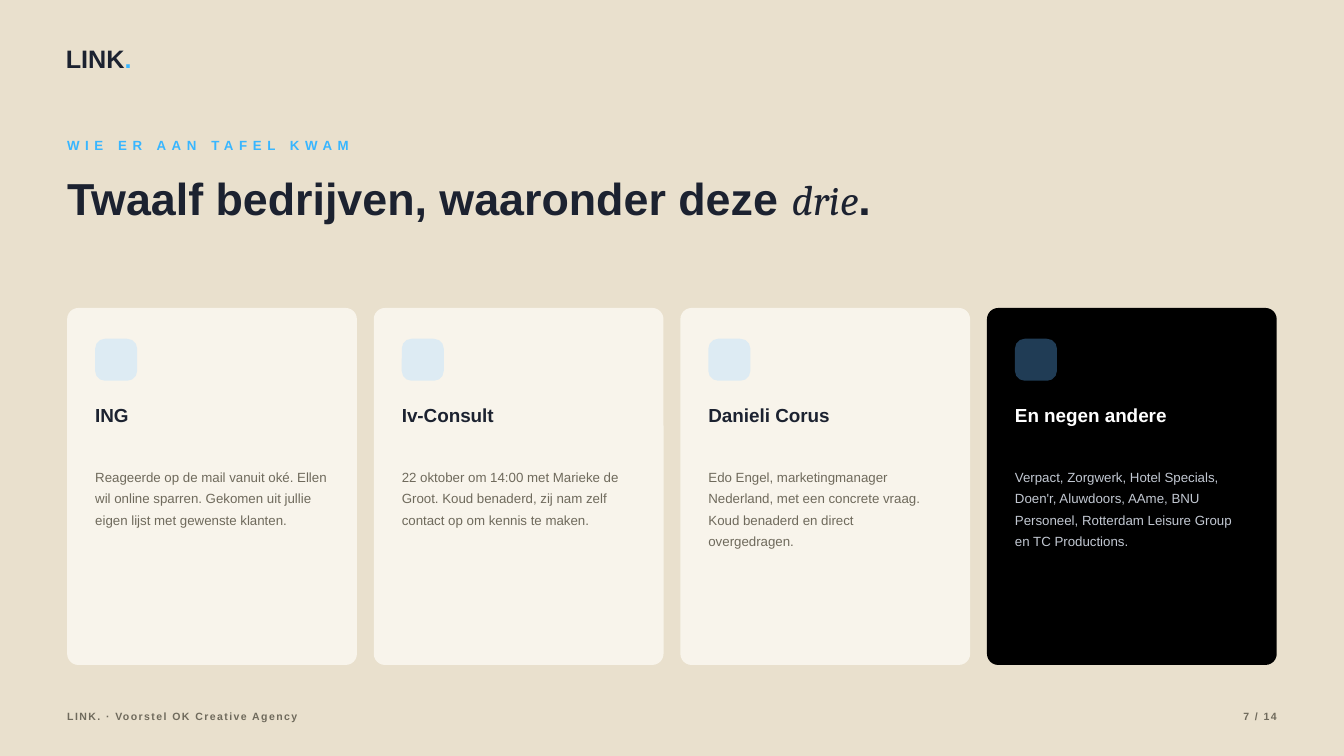
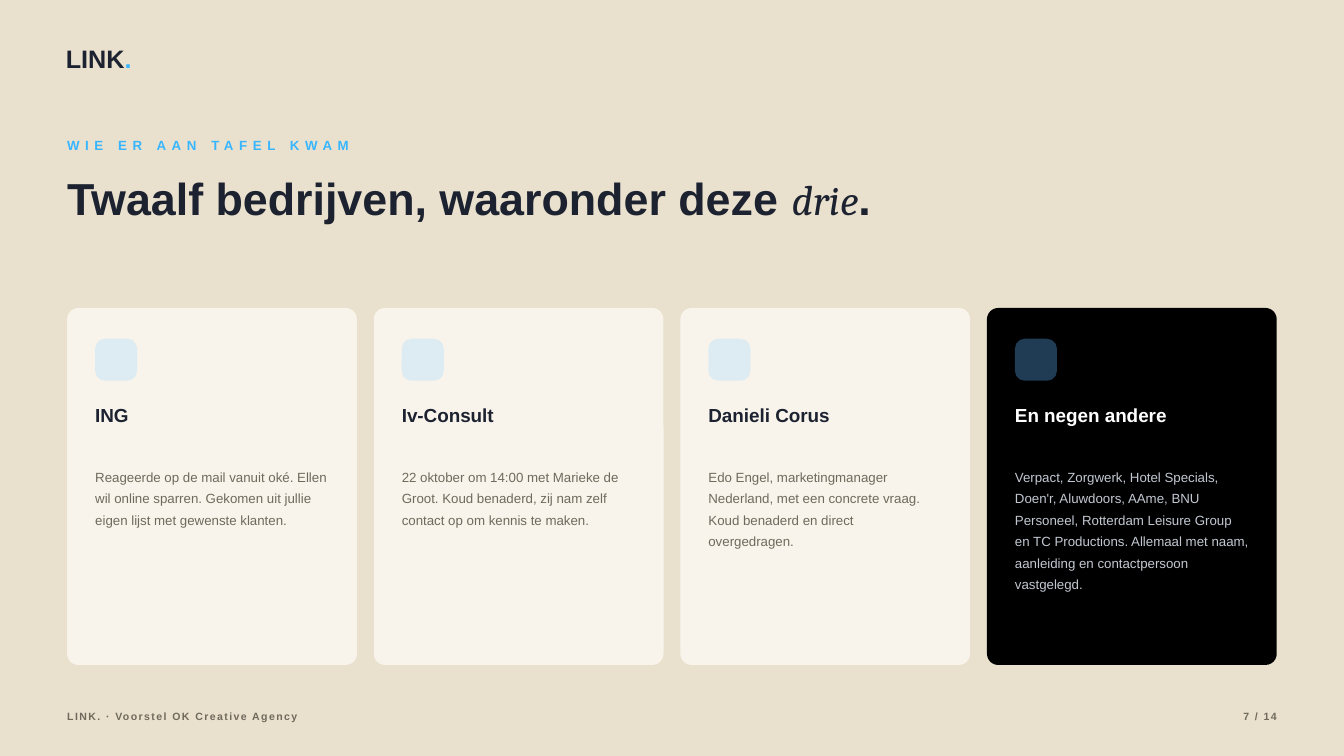
Before and after one commit to hens-lang/Test, a slide deck: slide 7 of output/LINK. voorstel OK Creative Agency.pptx. Drawn at 1344x756 pixels with LibreOffice and Linux fonts; fonts in the diff are those of the drawing; background and template pictures are left out. Boxes give left, top, right and bottom in pixels: in the first picture for what was removed or moved away, otherwise in the second. Text is boxed around its words. In the diff, an @@ line names an element or a change of style, - is before the commit and + after.

```diff
--- a/output/LINK. voorstel OK Creative Agency.pptx
+++ b/output/LINK. voorstel OK Creative Agency.pptx
@@ text at <box>1015,472,1249,592</box>: text changed @@
-Verpact, Zorgwerk, Hotel Specials, Doen'r, Aluwdoors, AAme, BNU Personeel, Rotterdam Leisure Group en TC Productions.
+Verpact, Zorgwerk, Hotel Specials, Doen'r, Aluwdoors, AAme, BNU Personeel, Rotterdam Leisure Group en TC Productions. Allemaal met naam, aanleiding en contactpersoon vastgelegd.
```
Also in this commit, not shown: 4 other files.
